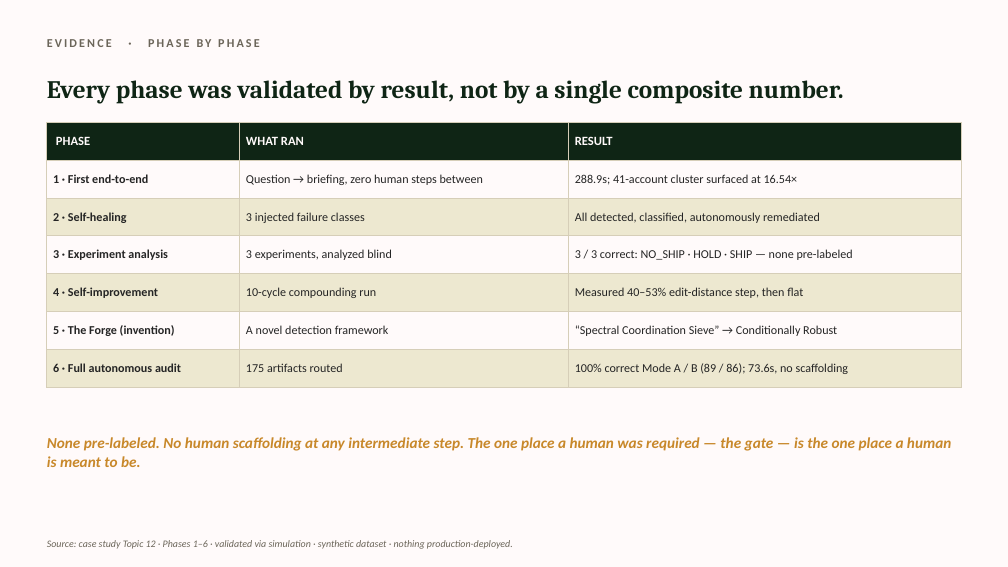
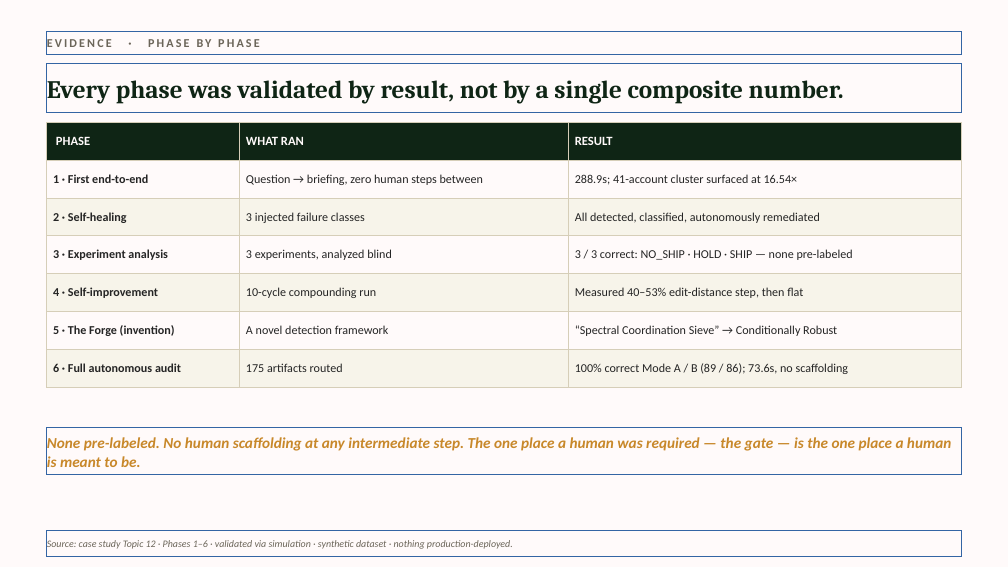
Before and after one commit to l-mota/maldros-analytics-system, a slide deck: slide 7 of case-study/maldros_case_study_deck.pptx. Drawn at 1008x567 pixels with LibreOffice and Linux fonts; fonts in the diff are those of the drawing. Boxes give left, top, right and bottom in pixels: in the first picture for what was removed or moved away, otherwise in the second. Text is boxed around its words. In the diff, an @@ line names an element or a change of style, - is before the commit and + after.

```diff
--- a/case-study/maldros_case_study_deck.pptx
+++ b/case-study/maldros_case_study_deck.pptx
@@ table at [47, 123, 962, 378] @@
@@ fill #EDE8D0 to #F7F4EA in 9 cells @@
```
Also in this commit, not shown: 9 other slides changed, 11 other files.
